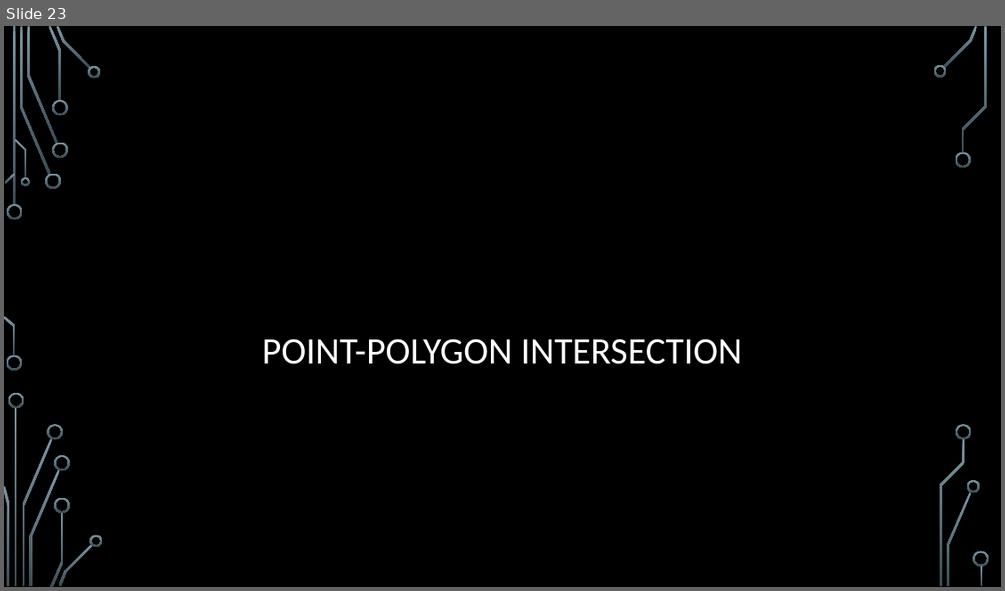
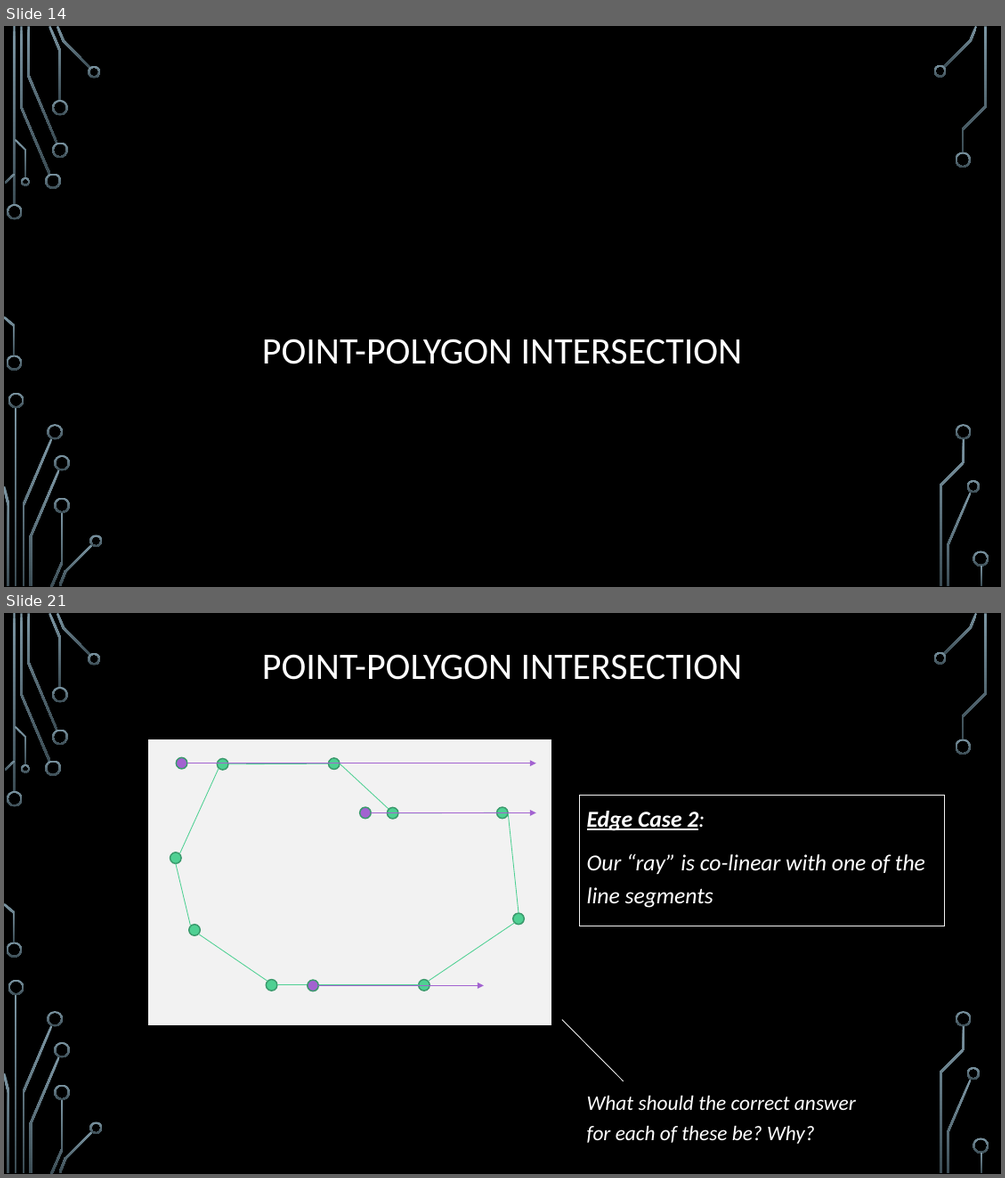
Before and after one commit to janiceeguo/advAlgo, a slide deck: slides/ComputationalGeom-part1-Intersections.pptx. Shown one above the other, each under a label of ours: slide 23 before the commit, slides 14 and 21 after it; the slides between them are not shown. The pictures are 1005x591 and 1005x1178 pixels, drawn with LibreOffice and Linux fonts; fonts in the diff are those of the drawing; background and template pictures are left out. Boxes give left, top, right and bottom in pixels: in the first picture for what was removed or moved away, otherwise in the second. Text is boxed around its words. In the diff, an @@ line names an element or a change of style, - is before the commit and + after.

```diff
--- a/slides/ComputationalGeom-part1-Intersections.pptx
+++ b/slides/ComputationalGeom-part1-Intersections.pptx
@@ slide 21 added at [4,613,1001,1174], background picture (left out); not listed: 36 template elements that a slide beside it also shows @@
@@ title added at [262,654,743,680], 36 pt, text #FFFFFF @@
+POINT-POLYGON INTERSECTION
@@ rectangle added at [579,795,944,926], outline #F2F2F2 0.75 pt, 22 pt, text #FFFFFF, italic @@
+Edge Case 2:
+Our “ray” is co-linear with one of the line segments
@@ group added at [146,738,552,1027]: 12 ellipses, 9 lines, 3 arrows, 1 rectangle @@
@@ line added from (623, 1081) to (562, 1020), #F2F2F2 0.75 pt @@
@@ text added at [587,1094,856,1143], 20 pt, text #FFFFFF, italic @@
+What should the correct answer for each of these be? Why?
@@ what was slide 23 is now slide 14 @@
```
Also in this commit, not shown: 1 slide changed, 10 other slides added, 2 other files.
